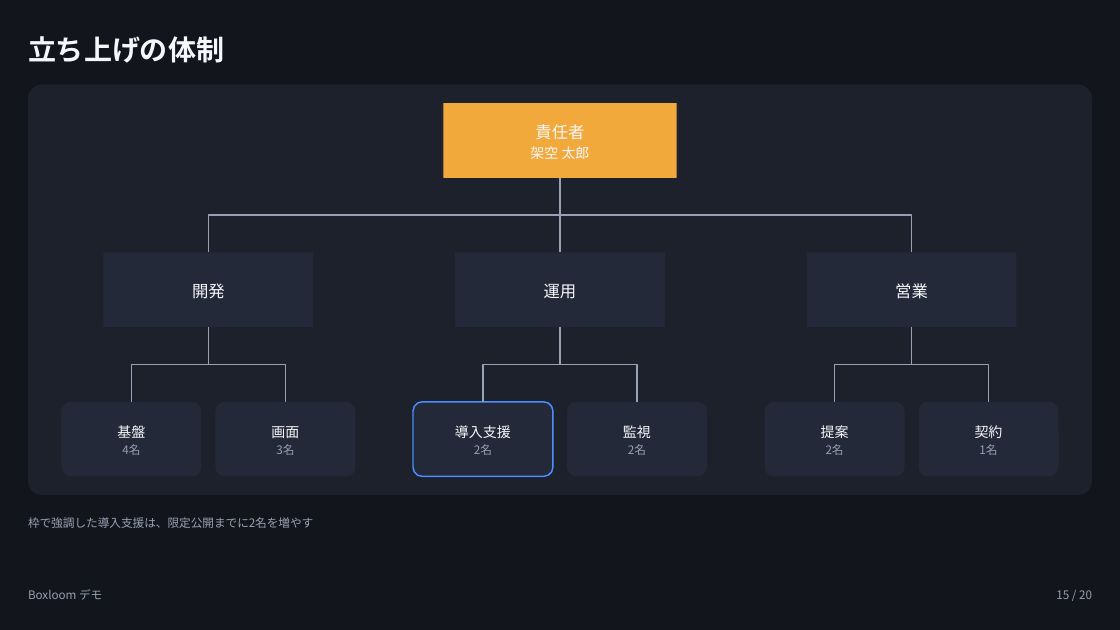
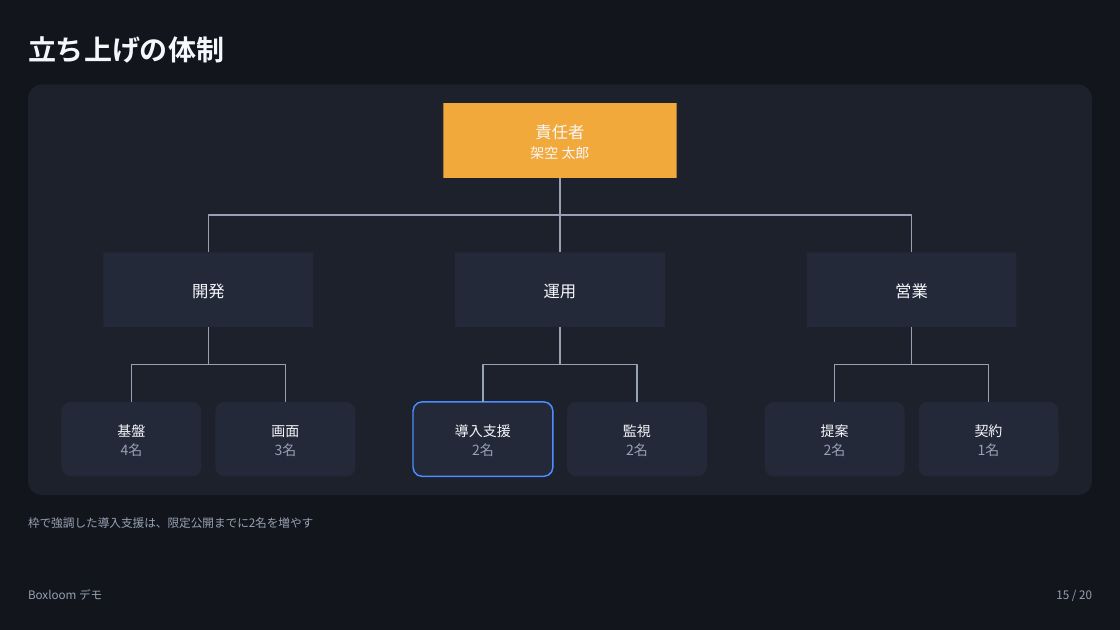
Before and after one commit to tjst-t/boxloom, a slide deck: slide 15 of boxloom/out/subsystems_showcase_dark.pptx. Drawn at 1120x630 pixels with LibreOffice and Linux fonts; fonts in the diff are those of the drawing. Boxes give left, top, right and bottom in pixels: in the first picture for what was removed or moved away, otherwise in the second. Text is boxed around its words. In the diff, an @@ line names an element or a change of style, - is before the commit and + after.

```diff
--- a/boxloom/out/subsystems_showcase_dark.pptx
+++ b/boxloom/out/subsystems_showcase_dark.pptx
@@ text in rounded rectangle at <box>121,443,143,456</box>: size 10 to 12 pt in "4名"; line spacing 13.5pt to 16.2pt @@
@@ text in rounded rectangle at <box>275,443,297,456</box>: size 10 to 12 pt in "3名"; line spacing 13.5pt to 16.2pt @@
@@ text in rounded rectangle at <box>472,443,494,456</box>: size 10 to 12 pt in "2名"; line spacing 13.5pt to 16.2pt @@
@@ text in rounded rectangle at <box>626,443,648,456</box>: size 10 to 12 pt in "2名"; line spacing 13.5pt to 16.2pt @@
@@ text in rounded rectangle at <box>824,443,846,456</box>: size 10 to 12 pt in "2名"; line spacing 13.5pt to 16.2pt @@
@@ text in rounded rectangle at <box>978,443,1000,456</box>: size 10 to 12 pt in "1名"; line spacing 13.5pt to 16.2pt @@
```
Also in this commit, not shown: 6 other slides changed, 21 other files.
